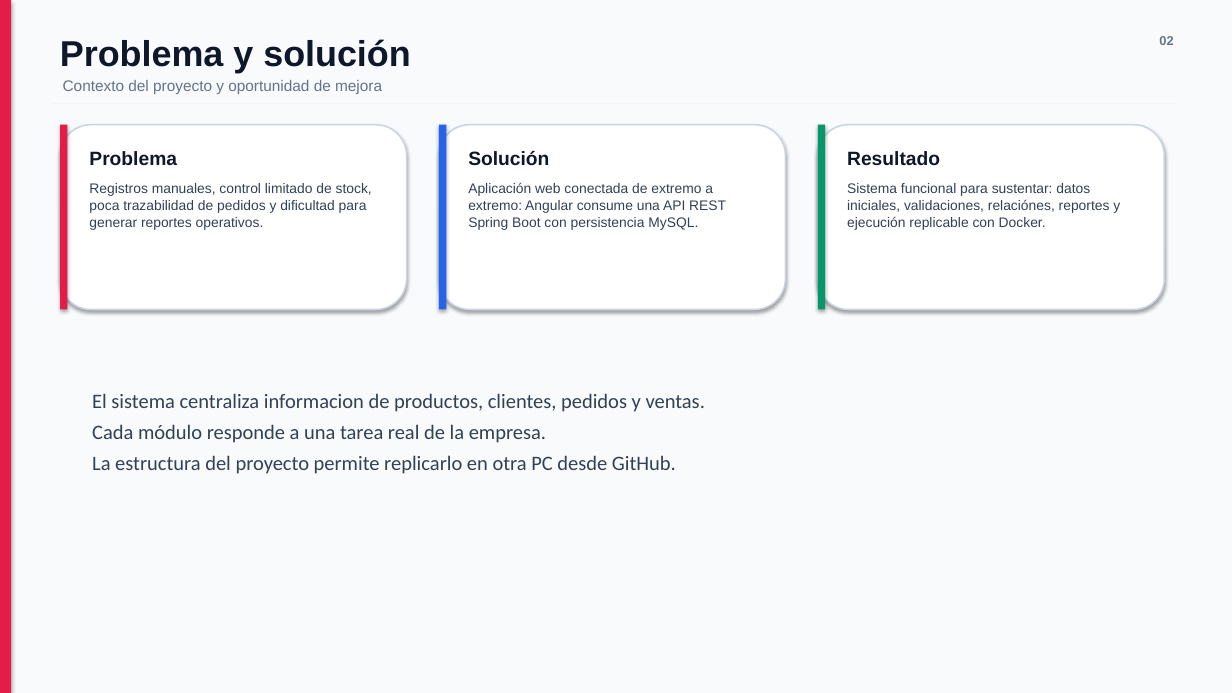
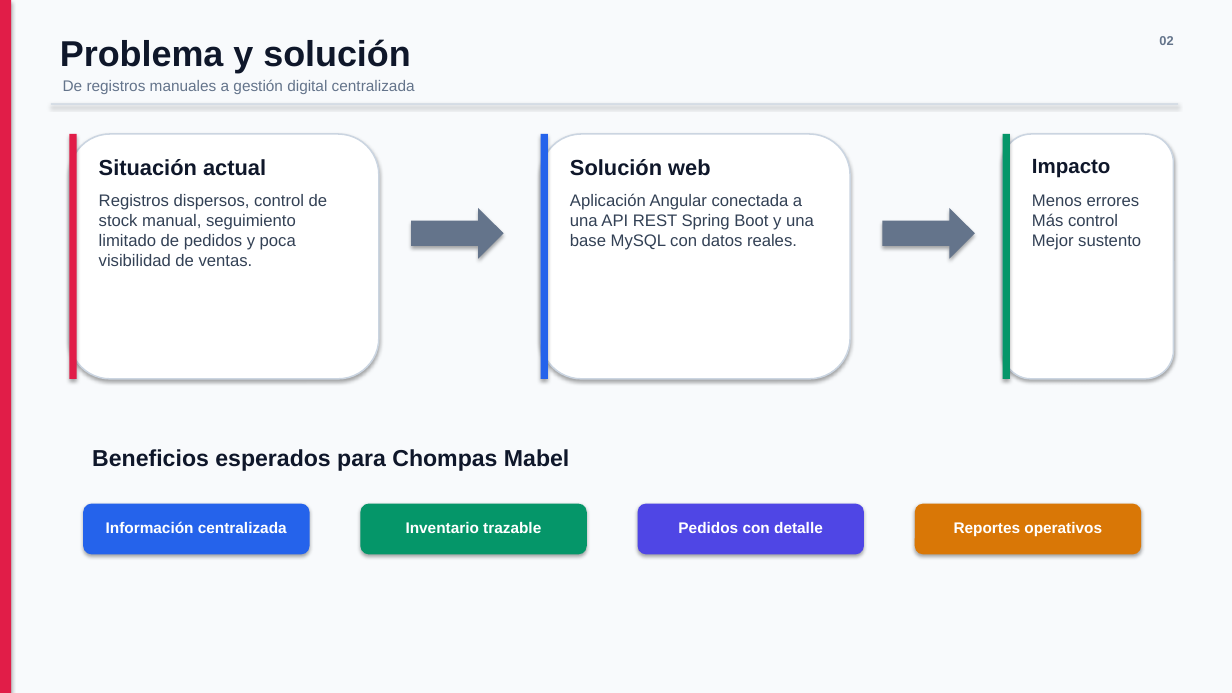
Before and after one commit to DiegoA199/Chompas_Mabel, a slide deck: slide 2 of docs/entregables/Presentacion_Chompas_Mabel.pptx. Drawn at 1232x693 pixels with LibreOffice and Linux fonts; fonts in the diff are those of the drawing. Boxes give left, top, right and bottom in pixels: in the first picture for what was removed or moved away, otherwise in the second. Text is boxed around its words. In the diff, an @@ line names an element or a change of style, - is before the commit and + after.

Commit message:
refine presentation layout

```diff
--- a/docs/entregables/Presentacion_Chompas_Mabel.pptx
+++ b/docs/entregables/Presentacion_Chompas_Mabel.pptx
@@ text at [63,79,415,94]: text changed @@
-Contexto del proyecto y oportunidad de mejora
+De registros manuales a gestión digital centralizada
@@ rounded rectangle: place and size @@
-rounded rectangle at [60,125,407,310]
+rounded rectangle at [69,134,379,379]
@@ rectangle: place and size @@
-rectangle at [60,125,67,310]
+rectangle at [69,134,77,379]
@@ rounded rectangle: place and size @@
-rounded rectangle at [439,125,786,310]
+rounded rectangle at [541,134,850,379]
@@ rectangle: place and size @@
-rectangle at [439,125,446,310]
+rectangle at [541,134,548,379]
@@ rounded rectangle: place and size @@
-rounded rectangle at [818,125,1165,310]
+rounded rectangle at [1003,134,1174,379]
@@ rectangle: place and size @@
-rectangle at [818,125,825,310]
+rectangle at [1003,134,1010,379]
@@ text at [99,159,266,176]: text changed; size 15 to 17 pt @@
-Problema
+Situación actual
@@ text at [570,159,710,176]: text changed; size 15 to 17 pt @@
-Solución
+Solución web
@@ text removed at [847,151,940,165] @@
-Resultado
@@ text added at [1032,159,1110,178], 16 pt, text #0F172A, bold @@
+Impacto
@@ text at [99,194,328,266]: text changed; size 10.8 to 13 pt @@
-Registros manuales, control limitado de stock, poca trazabilidad de pedidos y dificultad para generar reportes operativos.
+Registros dispersos, control de stock manual, seguimiento limitado de pedidos y poca visibilidad de ventas.
@@ right arrow added at [411,208,504,259], fill #64748B @@
@@ text at [570,193,814,250]: text changed; size 10.8 to 13 pt @@
-Aplicación web conectada de extremo a extremo: Angular consume una API REST Spring Boot con persistencia MySQL.
+Aplicación Angular conectada a una API REST Spring Boot y una base MySQL con datos reales.
@@ text removed at [847,183,1120,230] @@
-Sistema funcional para sustentar: datos iniciales, validaciones, relaciónes, reportes y ejecución replicable con Docker.
@@ right arrow added at [883,208,975,259], fill #64748B @@
@@ text added at [1032,194,1141,250], 13 pt, text #334155 @@
+Menos errores
+Más control
+Mejor sustento
@@ text removed at [92,393,705,474] @@
-El sistema centraliza informacion de productos, clientes, pedidos y ventas.
-Cada módulo responde a una tarea real de la empresa.
-La estructura del proyecto permite replicarlo en otra PC desde GitHub.
@@ text added at [92,449,569,471], 18 pt, text #0F172A, bold @@
+Beneficios esperados para Chompas Mabel
@@ rounded rectangle added at [83,504,310,555], fill #2563EB @@
@@ rounded rectangle added at [360,504,587,555], fill #059669 @@
@@ rounded rectangle added at [638,504,864,555], fill #4F46E5 @@
@@ rounded rectangle added at [915,504,1141,555], fill #D97706 @@
@@ text added at [106,521,287,533], 12 pt, text #FFFFFF, bold @@
+Información centralizada
@@ text added at [406,522,541,533], 12 pt, text #FFFFFF, bold @@
+Inventario trazable
@@ text added at [678,522,823,533], 12 pt, text #FFFFFF, bold @@
+Pedidos con detalle
@@ text added at [954,522,1102,537], 12 pt, text #FFFFFF, bold @@
+Reportes operativos
```
Also in this commit, not shown: 6 other slides changed.
